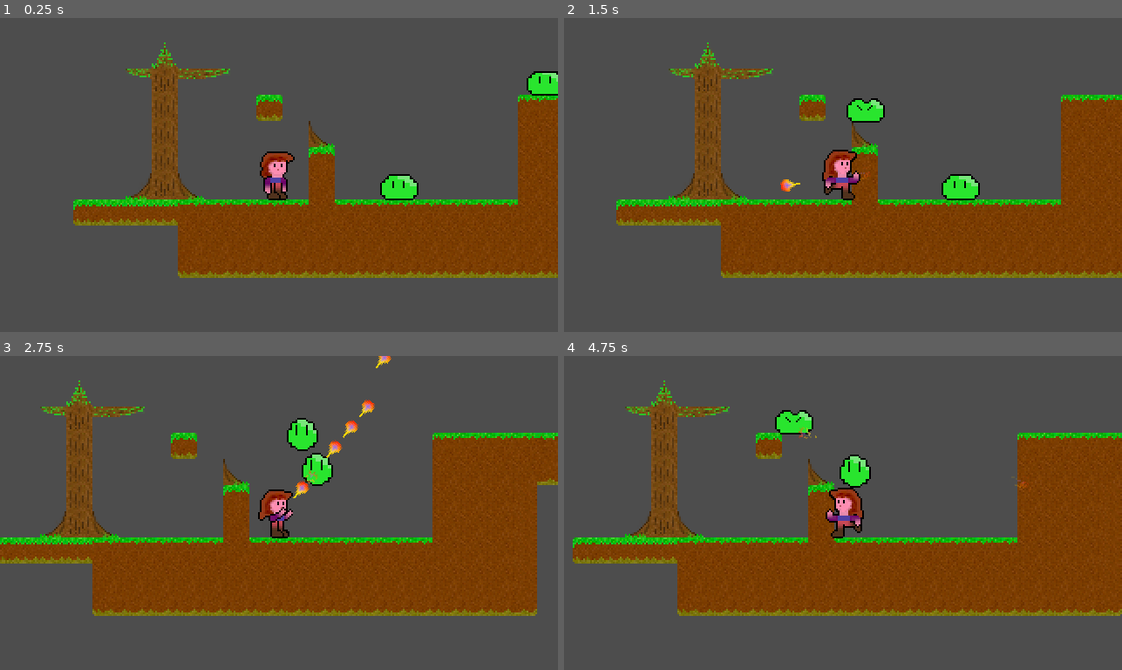
Above: before the commit, frames 1-4 (two rows, left to right).
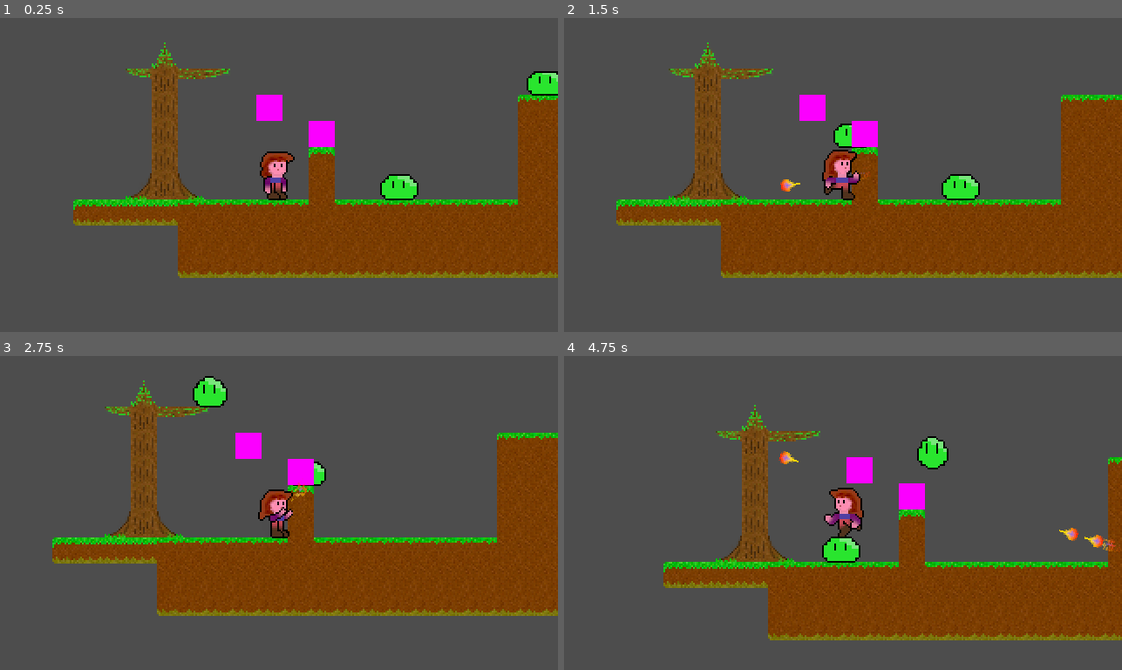
Above: after the commit, the same moments.

Repository: Teaching-myself-Godot/godot-zelia
Game: Godot game, scene res://game.tscn
The game is run twice, just before and just after one commit, with the same random seed, the same clock (stepped at 60 frames per second) and the same inputs.
Inputs (mouse positions are in pixels of both pictures, inside the frame that each line leads up to):
- Up to frame 1 (0.25 s): no input
- Up to frame 2 (1.5 s): move the mouse to (965, 159) at 0.52 s; press the mouse at (965, 159) at 0.53 s; hold D (Run right) from 0.53 s (still down); tap W (Jump) at 0.77 s; move the mouse to (731, 190) at 1.27 s; release the mouse at (731, 190) at 1.28 s; click (731, 190) at 1.35 s
- Up to frame 3 (2.75 s): tap W (Jump) at 1.52 s; move the mouse to (334, 443) at 2.02 s; release D (Run right) at 2.03 s; press the mouse at (334, 443) at 2.03 s; hold A (Run left) from 2.03 s (still down)
- Up to frame 4 (4.75 s): move the mouse to (815, 575) at 2.77 s; release A (Run left) at 2.78 s; release the mouse at (815, 575) at 2.78 s; hold D (Run right) 2.78-4.28 s; click (815, 575) at 2.85 s; tap W (Jump) at 3.02, 3.77, 4.52 s; move the mouse to (1010, 560) at 3.52 s; press the mouse at (1010, 560) at 3.53 s; move the mouse to (675, 465) at 4.27 s; release the mouse at (675, 465) at 4.28 s; hold A (Run left) from 4.28 s (still down); click (675, 465) at 4.35 s

The runs differ from the first frame. In frame 1, 0.8% of the frame differs, in the area x 45-60%, y 24-42%; in frame 2, 1.5%; in frame 3, 20%; in frame 4, 30%, in the area x 1-100%, y 7-91%.

Commit message:
adds breakable tile scene.

Diff:
--- a/game.gd
+++ b/game.gd
@@ -1,4 +1,6 @@
 extends Node
+
+var BreakableTile = preload("res://tiles/breakable_tile.tscn")
 
 func _on_player_cast_projectile(spell_class, direction, origin):
 	var spell = spell_class.instantiate()
@@ -9,6 +11,9 @@
 
 
 func _on_breakable_terrains_add_breakable_tile(target_pos, texture, texture_pos, collisigon):
+	var new_tile : StaticBody2D = BreakableTile.instantiate()
+	new_tile.position = target_pos
+	add_child.call_deferred(new_tile)
 	print("Target position of BreakableTile:   " + str(target_pos))
 	print("Atlas texture resource dir:         " + str(texture.resource_path))
 	print("Position of this tile in the atlas: " + str(texture_pos))
--- a/terrains.gd
+++ b/terrains.gd
@@ -24,3 +24,5 @@
 				tile_atlas_coords * tile_set.tile_size,
 				tile_data.get_collision_polygon_points(0, 0)
 			)
+		# Remove this TileMap from the parent scene
+		queue_free()
--- /dev/null
+++ b/tiles/breakable_tile.tscn
@@ -0,0 +1,13 @@
+[gd_scene load_steps=2 format=3 uid="uid://uaypoj8qbq3r"]
+
+[ext_resource type="Texture2D" uid="uid://dyloou1e2j4lu" path="res://tiles/placeholder.png" id="1_fqoo5"]
+
+[node name="BreakableTile" type="StaticBody2D"]
+metadata/_edit_group_ = true
+
+[node name="Sprite2D" type="Sprite2D" parent="."]
+position = Vector2(7.5, 7.5)
+texture = ExtResource("1_fqoo5")
+
+[node name="CollisionPolygon2D" type="CollisionPolygon2D" parent="."]
+position = Vector2(7.5, 7.5)
Binary file added: tiles/placeholder.png
Not shown, added: tiles/placeholder.png.import
Not shown, added: gamFF2B.tmp
